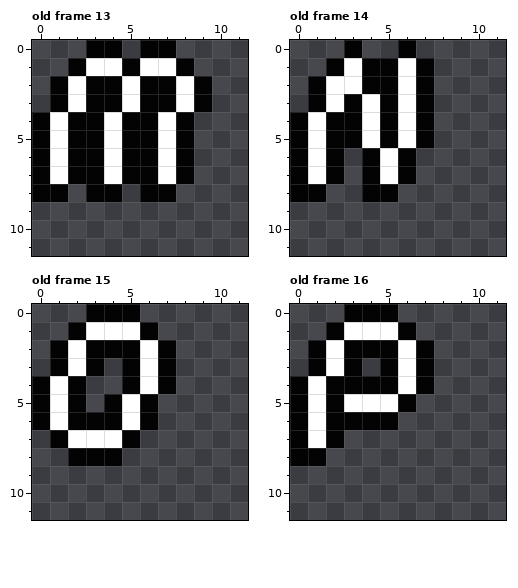
One commit to this pixel-art file: graphics/alphabet.aseprite. The picture above was drawn from the file before the commit.
16x16 pixels, 26 frames. Shown: old frame 13: x 0..11, y 0..11; old frame 14: x 0..11, y 0..11; old frame 15: x 0..11, y 0..11; old frame 16: x 0..11, y 0..11. The commit also changed other frames, which this record leaves out.
New version:
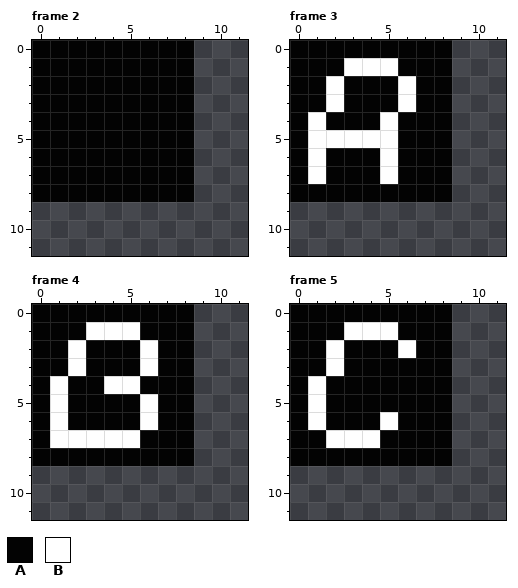
Palette (. is transparent): A #030303  B #ffffff
Diff:
frames 26 -> 28
--- frame 2 against old frame 13, layer "Layer 1"
@@ x 0..11 @@
- 0 ...AA.AA....
- 1 ..ABBABBA...
- 2 .ABAABAABA..
- 3 .ABAABAABA..
- 4 ABAABAABA...
- 5 ABAABAABA...
- 6 ABAABAABA...
- 7 ABAABAABA...
- 8 AA.AA.AA....
+ 0 AAAAAAAAA...
+ 1 AAAAAAAAA...
+ 2 AAAAAAAAA...
+ 3 AAAAAAAAA...
+ 4 AAAAAAAAA...
+ 5 AAAAAAAAA...
+ 6 AAAAAAAAA...
+ 7 AAAAAAAAA...
+ 8 AAAAAAAAA...
  9 ............
--- frame 3 against old frame 14, layer "Layer 1"
@@ x 0..11 @@
- 0 ...A..A.....
- 1 ..ABAABA....
- 2 .ABBAABA....
- 3 .ABABABA....
- 4 ABAABABA....
- 5 ABAABABA....
- 6 ABA.ABA.....
- 7 ABA.ABA.....
- 8 AA..AA......
+ 0 AAAAAAAAA...
+ 1 AAABBBAAA...
+ 2 AABAAABAA...
+ 3 AABAAABAA...
+ 4 ABAAABAAA...
+ 5 ABBBBBAAA...
+ 6 ABAAABAAA...
+ 7 ABAAABAAA...
+ 8 AAAAAAAAA...
  9 ............
--- frame 4 against old frame 15, layer "Layer 1"
@@ x 0..11 @@
- 0 ...AAA......
- 1 ..ABBBA.....
- 2 .ABAAABA....
- 3 .ABA.ABA....
- 4 ABA..ABA....
- 5 ABA.ABA.....
- 6 ABAAABA.....
- 7 .ABBBA......
- 8 ..AAA.......
+ 0 AAAAAAAAA...
+ 1 AAABBBAAA...
+ 2 AABAAABAA...
+ 3 AABAAABAA...
+ 4 ABAABBAAA...
+ 5 ABAAAABAA...
+ 6 ABAAAABAA...
+ 7 ABBBBBAAA...
+ 8 AAAAAAAAA...
  9 ............
--- frame 5 against old frame 16, layer "Layer 1"
@@ x 0..11 @@
- 0 ...AAA......
- 1 ..ABBBA.....
- 2 .ABAAABA....
- 3 .ABA.ABA....
- 4 ABAAAABA....
- 5 ABABBBA.....
- 6 ABAAAA......
- 7 ABA.........
- 8 AA..........
+ 0 AAAAAAAAA...
+ 1 AAABBBAAA...
+ 2 AABAAABAA...
+ 3 AABAAAAAA...
+ 4 ABAAAAAAA...
+ 5 ABAAAAAAA...
+ 6 ABAAABAAA...
+ 7 AABBBAAAA...
+ 8 AAAAAAAAA...
  9 ............
Changed places in both pictures, as pixel boxes (x1, y1, x2, y2):
changed: (32, 40, 212, 202)
changed: (290, 40, 452, 202)
changed: (32, 304, 194, 466)
changed: (290, 304, 452, 466)
